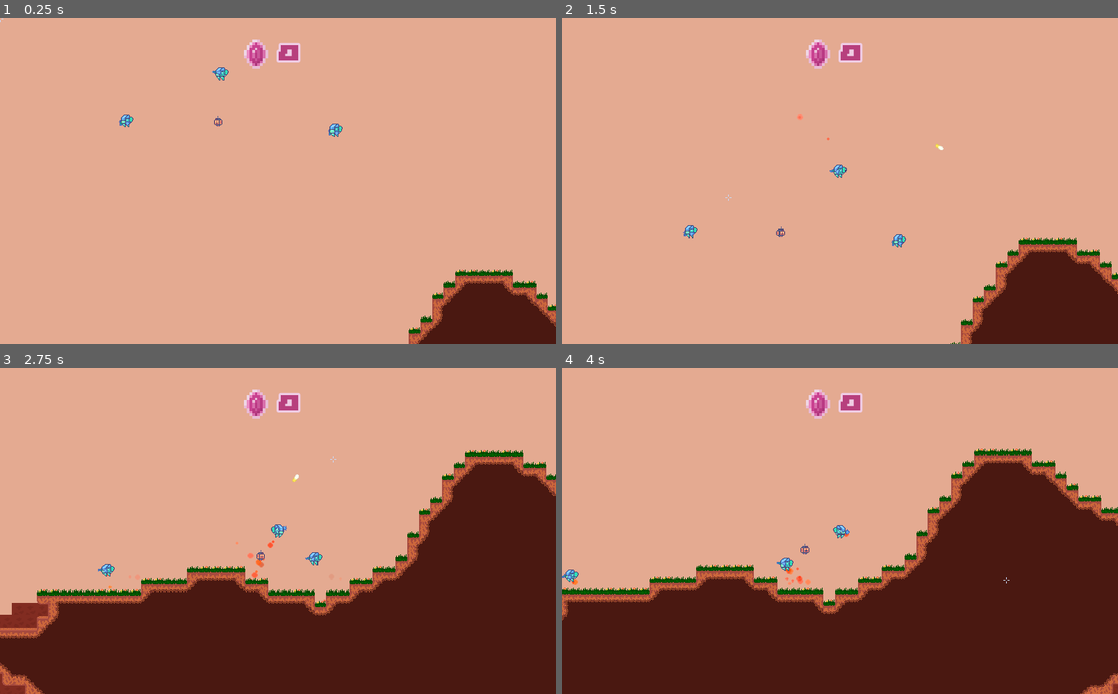
Above: before the commit, frames 1-4 (two rows, left to right).
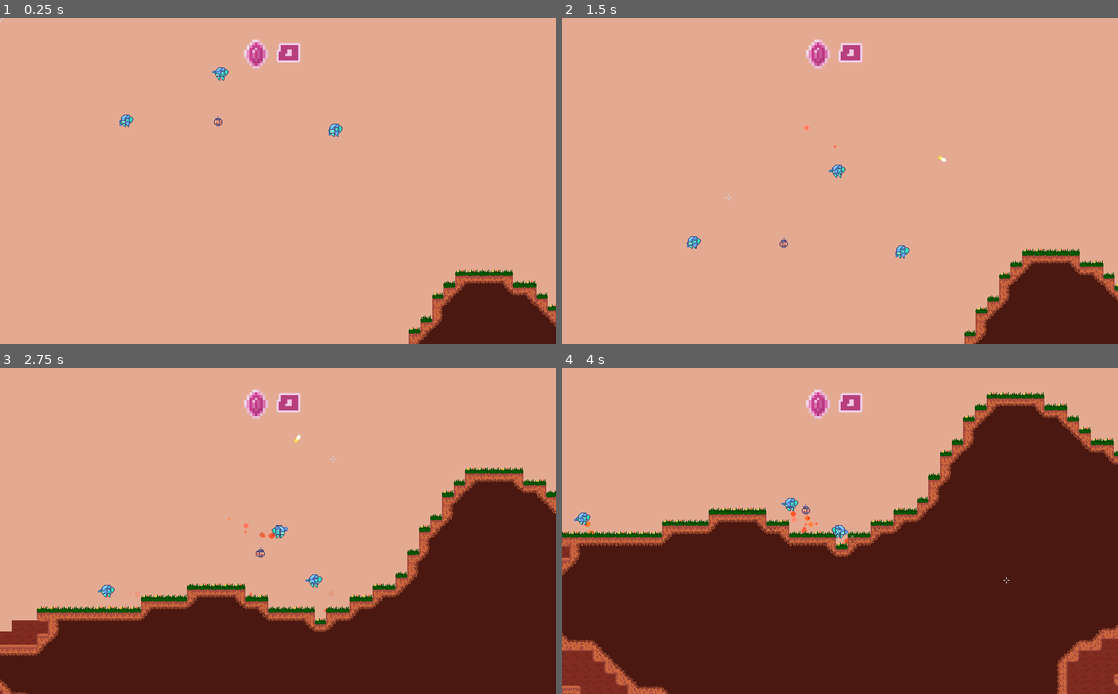
Above: after the commit, the same moments.

Repository: MichaelRRyan/Mecha-Miners
Game: Godot game, scene res://scenes/world/World.tscn
Same seed, same stepped clock (60 frames per second), same inputs: the game is played once before the commit and once after it.
Inputs (mouse positions are in pixels of both pictures, inside the frame that each line leads up to):
- Up to frame 1 (0.25 s): no input
- Up to frame 2 (1.5 s): tap Enter at 0.5 s; move the mouse to (962, 164) at 0.52 s; press the mouse at (962, 164) at 0.53 s; hold D (move_right) 0.53-1.28 s; tap W (jump) at 0.77, 1.07 s; right-click (962, 164) at 0.8 s; move the mouse to (728, 197) at 1.27 s; release the mouse at (728, 197) at 1.28 s; hold A (move_left) from 1.28 s (still down); right-click (728, 197) at 1.35 s
- Up to frame 3 (2.75 s): tap W (jump) at 1.52, 1.55, 1.82 s; move the mouse to (333, 459) at 2.02 s; release A (move_left) at 2.03 s; hold D (move_right) from 2.03 s (still down); hold W (jump) from 2.03 s (still down); click (333, 459) at 2.3 s
- Up to frame 4 (4 s): move the mouse to (812, 596) at 2.77 s; release W (jump) at 2.78 s; click (812, 596) at 2.85 s; tap W (jump) at 3.02, 3.32, 3.77, 3.8 s; right-click (812, 596) at 3.05 s; move the mouse to (1006, 579) at 3.52 s; release D (move_right) at 3.53 s; hold A (move_left) from 3.53 s (still down); hold Right mouse button (action2) from 3.53 s (still down)

The runs differ from the first frame. In frame 1, less than 0.1% of the frame differs, in the area x 38-40%, y 15-18%; in frame 2, 2.8%; in frame 3, 11%; in frame 4, 25%, in the area x 0-100%, y 7-100%.

Commit message:
Abstracted player functionality into an entity

Diff:
--- a/project.godot
+++ b/project.godot
@@ -95,7 +95,6 @@
 
 [display]
 
-window/size/borderless=true
 window/size/fullscreen=true
 window/stretch/mode="2d"
 window/stretch/aspect="expand"
--- a/scenes/CrystalShard.tscn
+++ b/scenes/CrystalShard.tscn
@@ -127,14 +127,14 @@
 texture = ExtResource( 1 )
 offset = Vector2( 0.5, 0.5 )
 region_enabled = true
-region_rect = Rect2( 144, 80, 16, 16 )
+region_rect = Rect2( 144, 160, 16, 16 )
 
 [node name="ShadowSprite" type="Sprite" parent="."]
 position = Vector2( 0, 8.5 )
 texture = ExtResource( 1 )
 vframes = 3
 region_enabled = true
-region_rect = Rect2( 160, 80, 16, 9 )
+region_rect = Rect2( 160, 160, 16, 9 )
 
 [node name="Animator" type="AnimationPlayer" parent="."]
 anims/RESET = SubResource( 1 )
--- /dev/null
+++ b/scenes/entities/Entity.tscn
@@ -0,0 +1,24 @@
+[gd_scene load_steps=4 format=2]
+
+[ext_resource path="res://resources/sprite_frames/mecha_green.tres" type="SpriteFrames" id=1]
+[ext_resource path="res://scripts/entities/Entity.gd" type="Script" id=2]
+
+[sub_resource type="CapsuleShape2D" id=1]
+radius = 5.0
+height = 4.0
+
+[node name="Entity" type="KinematicBody2D" groups=["player"]]
+collision_layer = 2
+collision_mask = 3
+script = ExtResource( 2 )
+
+[node name="AnimatedSprite" type="AnimatedSprite" parent="."]
+frames = ExtResource( 1 )
+animation = "idle"
+offset = Vector2( 0, -2.5 )
+
+[node name="CollisionShape2D" type="CollisionShape2D" parent="."]
+shape = SubResource( 1 )
+
+[node name="Feet" type="Node2D" parent="."]
+position = Vector2( 0, 9 )
--- a/scenes/entities/Player.tscn
+++ b/scenes/entities/Player.tscn
@@ -15,11 +15,6 @@
 collision_layer = 2
 collision_mask = 3
 script = ExtResource( 2 )
-horizontal_movement/max_speed = 50.0
-horizontal_movement/time_to_max_speed = 0.1
-horizontal_movement/time_to_full_stop = 0.1
-vertical_movement/jump_height = 32.0
-vertical_movement/time_to_jump_peak = 0.6
 
 [node name="AnimatedSprite" type="AnimatedSprite" parent="."]
 frames = ExtResource( 1 )
@@ -45,3 +40,8 @@
 
 [node name="Feet" type="Node2D" parent="."]
 position = Vector2( 0, 9 )
+
+[connection signal="died" from="." to="Arms" method="_on_Player_died"]
+[connection signal="respawn_complete" from="." to="Arms" method="_on_Player_respawn_complete"]
+[connection signal="sync_began" from="." to="Arms" method="_on_Player_sync_began"]
+[connection signal="sync_data_recieved" from="." to="Arms" method="_on_Player_sync_data_recieved"]
--- a/scenes/world/World.tscn
+++ b/scenes/world/World.tscn
@@ -29,7 +29,7 @@
 [node name="Player" parent="PlayerManager" instance=ExtResource( 6 )]
 position = Vector2( 1166, 93 )
 is_human = true
-horizontal_movement/max_speed = 100.0
+_max_speed = 100.0
 
 [node name="FollowPoint" type="Node2D" parent="PlayerManager/Player"]
 script = ExtResource( 8 )
--- a/scripts/Jetpack.gd
+++ b/scripts/Jetpack.gd
@@ -1,6 +1,7 @@
 extends Node2D
 
 export var acceleration = 250.0
+export var velocity_multiplier = 1.5
 
 var holder = null
 var flying = false
@@ -14,7 +15,7 @@
 
 
 # -----------------------------------------------------------------------------
-func _physics_process(_delta):
+func _process(_delta):
 	flying_last_frame = flying
 	flying = false
 	$ParticlesLarge.emitting = flying_last_frame
@@ -24,7 +25,7 @@
 # -----------------------------------------------------------------------------
 func equip(equiper : Node2D):
 	# Sets the equiper as the jetpack holder if it has the necessary method.
-	if equiper and equiper.has_method("accelerate"):
+	if equiper and equiper.has_method("accelerate") and equiper.has_method("get_velocity"):
 		holder = equiper
 		process_priority = equiper.process_priority - 1
 
@@ -32,7 +33,14 @@
 # -----------------------------------------------------------------------------
 func activate(delta):
 	if holder:
-		holder.accelerate(Vector2(0.0, -acceleration * delta))
+
+		# Adds extra force to the acceleration if moving downwards.
+		var velocity = holder.get_velocity()
+		var accel = -acceleration
+		if velocity.y > 0:
+			accel -= velocity.y * velocity_multiplier
+
+		holder.accelerate(Vector2(0.0, accel * delta))
 		flying = true
 
 
--- a/scripts/MechArms.gd
+++ b/scripts/MechArms.gd
@@ -81,7 +81,7 @@
 
 
 # -----------------------------------------------------------------------------
-func apply_sync_date(data):
+func apply_sync_data(data):
 	scale.x = data.scale_x
 
 	equipped1.position.x = data.equipped1_position_x
@@ -96,3 +96,23 @@
 
 
 # -----------------------------------------------------------------------------
+func _on_Player_sync_began(sync_data):
+	sync_data["arms_data"] = get_sync_data()
+
+
+# -----------------------------------------------------------------------------
+func _on_Player_sync_data_recieved(sync_data):
+	apply_sync_data(sync_data)
+
+
+# -----------------------------------------------------------------------------
+func _on_Player_died():
+	set_process(false)
+
+
+# -----------------------------------------------------------------------------
+func _on_Player_respawn_complete():
+	set_process(true)
+
+
+# -----------------------------------------------------------------------------
--- a/scripts/Player.gd
+++ b/scripts/Player.gd
@@ -1,125 +1,8 @@
-extends KinematicBody2D
-
-tool
-
-signal died
-signal crystal_amount_changed(total_crystals)
-signal new_velocity(velocity)
-
-export var is_human : bool = false
-export var health : float = 5.0
-
-# -- Configurable Properties --
-var max_speed = 50.0 # Pixels / Second
-var time_to_max_speed = 0.1 # Seconds
-var time_to_full_stop = 0.1 # Seconds
-var jump_height = 32.0 # Pixels
-var time_to_jump_peak = 0.6 # Seconds
-
-# -- Auto Configured Properties --
-var acceleration = 0.0
-var deceleration = 0.0
-var jump_speed = 0.0
-var gravity_acceleration = 0.0
-var velocity = Vector2.ZERO
-
-# -- Private Variables --
-var animation_id = 0
-var respawning = false
-var was_on_floor = false
-var _target = Vector2.ZERO
-var direction : float = 0.0
-
-var inventory = Inventory.new()
-
-onready var LandingParticleScene = preload("res://scenes/BulletHitParticle.tscn")
-
-
-var _temp = true
-
-
-enum AnimationName {
-	Idle = 0,
-	Jump = 1,
-	Walk = 2,
-	WalkReversed = 3,
-}
-
-var animation_names = [
-	"idle",
-	"jump",
-	"walk",
-	"walk_reversed",
-]
-
-# -- Param Map --
-var params = {
-	"horizontal_movement/max_speed": max_speed,
-	"horizontal_movement/time_to_max_speed": time_to_max_speed,
-	"horizontal_movement/time_to_full_stop": time_to_full_stop,
-	"vertical_movement/jump_height": jump_height,
-	"vertical_movement/time_to_jump_peak": time_to_jump_peak,
-}
-
-
-# -- Handle Public Properties --
-# -----------------------------------------------------------------------------
-func _set(property, value):
-	if params.has(property):
-		params[property] = value
-
-		if property == "horizontal_movement/max_speed":
-			max_speed = value
-
-		if property == "horizontal_movement/time_to_max_speed":
-			acceleration = max_speed / value
-
-		elif property == "horizontal_movement/time_to_full_stop":
-			deceleration = max_speed / value
-
-		elif (property == "vertical_movement/jump_height" or
-			  property == "vertical_movement/time_to_jump_peak"):
-
-			# 2h/t
-			jump_speed = (-2.0 * jump_height) / time_to_jump_peak
-
-			# -2h/t^2
-			gravity_acceleration = (
-				2.0 * jump_height) / (time_to_jump_peak * time_to_jump_peak)
-
-		return true
+extends "res://scripts/entities/Entity.gd"
 
 
 # -----------------------------------------------------------------------------
-func _get(property):
-	if params.has(property):
-		return params[property]
-
-
-# -----------------------------------------------------------------------------
-func _get_property_list():
-	return [
-		{ name = "horizontal_movement/max_speed", type = TYPE_REAL },
-		{ name = "horizontal_movement/time_to_max_speed", type = TYPE_REAL },
-		{ name = "horizontal_movement/time_to_full_stop", type = TYPE_REAL },
-		{ name = "vertical_movement/jump_height", type = TYPE_REAL },
-		{ name = "vertical_movement/time_to_jump_peak", type = TYPE_REAL },
-	]
-
-
-# -----------------------------------------------------------------------------
-func get_target() -> Vector2:
-	return _target
-
-
-# -----------------------------------------------------------------------------
-func set_target(pos : Vector2) -> void:
-	_target = pos
-	_temp = false
-
-
-# -----------------------------------------------------------------------------
-func _physics_process(delta):
+func _process(_delta):
 	# Don't process if in the editor.
 	if Engine.editor_hint:
 		return
@@ -128,30 +11,15 @@
 	if Network.is_online and not is_network_master():
 		return
 
-	if (is_human or _temp):
+	if is_human:
 		_target = get_global_mouse_position()
 
-	__handle_vertical_movement(delta)
-	__handle_horizontal_movement(delta)
-	__handle_sprite_flip()
-
-	emit_signal("new_velocity", velocity)
-
-	velocity = move_and_slide(velocity, Vector2.UP)
-	__handle_network_syncing()
 
 
 # -----------------------------------------------------------------------------
-func __handle_vertical_movement(delta):
+func _handle_vertical_movement(delta):
 
-	# Checks for landing.
-	var on_floor = is_on_floor()
-	if not was_on_floor and on_floor:
-		__create_landing_particles()
-	was_on_floor = on_floor
-
-	# Add the gravity acceleration to velocity.
-	velocity.y += gravity_acceleration * delta
+	._handle_vertical_movement(delta)
 
 	if is_human:
 		# If the jump input was just pressed.
@@ -164,133 +32,21 @@
 
 
 # -----------------------------------------------------------------------------
-func jump(delta):
-	# Adds the jump speed to velocity if on the ground.
-	if is_on_floor(): velocity.y = jump_speed
-
-	# If not on the ground, begin flying.
-	else: thrust_jetpack(delta)
-
-
-# -----------------------------------------------------------------------------
-func thrust_jetpack(delta):
-	$Jetpack.activate(delta)
-
-
-# -----------------------------------------------------------------------------
-func __handle_horizontal_movement(delta):
+func _handle_horizontal_movement(delta):
 
 	# Get the horizontal input if human controlled.
 	if is_human:
 		direction = (Input.get_action_strength("move_right") -
 					 Input.get_action_strength("move_left"))
 
-	# If there's no input.
-	if direction == 0.0:
-		# Applies deceleration.
-		velocity.x -= min(deceleration * delta, abs(velocity.x)) * sign(velocity.x)
-
-		# Play the appropriate no movement animation.
-		if is_on_floor():
-			__set_animation(AnimationName.Idle)
-		else:
-			__set_animation(AnimationName.Jump)
-
-	# If there is input.
-	else:
-		# Applies acceleration in the movement direction.
-		velocity.x += acceleration * direction * delta
-
-		# Play the appropriate movement animation.
-		if is_on_floor():
-			var dir_to_mouse = _target.x - global_position.x
-			var reversed = sign(dir_to_mouse) != sign(direction)
-
-			if reversed:
-				__set_animation(AnimationName.WalkReversed)
-			else:
-				__set_animation(AnimationName.Walk)
-		else:
-			__set_animation(AnimationName.Jump)
-
-	# Clamps the horizontal movement to the max speed.
-	if abs(velocity.x) > max_speed:
-		velocity.x = max_speed * sign(velocity.x)
-
-
-# -----------------------------------------------------------------------------
-func __handle_sprite_flip():
-	var dir_to_target = _target.x - global_position.x
-	$AnimatedSprite.flip_h = dir_to_target < 0.0
-
-
-# -----------------------------------------------------------------------------
-func __handle_network_syncing():
-	if Network.is_online: rpc_unreliable("set_puppet_state", {
-		position = position,
-		flip_h = $AnimatedSprite.flip_h,
-		animation_id = animation_id,
-		arms_data = $Arms.get_sync_data(),
-	})
-
-
-# -----------------------------------------------------------------------------
-func __set_animation(id):
-	animation_id = id
-	$AnimatedSprite.play(animation_names[id])
-
-
-# -----------------------------------------------------------------------------
-func accelerate(_acceleration : Vector2):
-	velocity += _acceleration
-
-
-# -----------------------------------------------------------------------------
-puppet func set_puppet_state(state):
-	position = state.position
-	$AnimatedSprite.flip_h = state.flip_h
-	__set_animation(state.animation_id)
-	$Arms.apply_sync_date(state.arms_data)
-
-
-# -----------------------------------------------------------------------------
-func take_damage(damage):
-	health -= damage
-
-	if health <= 0:
-		die()
-
-
-# -----------------------------------------------------------------------------
-func die():
-	respawning = true
-
-	set_process(false)
-	set_physics_process(false)
-	hide()
-
-	$Arms.set_process(false)
-
-	var gems = inventory.count_and_remove_gems()
-
-	var terrains = get_tree().get_nodes_in_group("terrain")
-	if terrains and not terrains.empty():
-		var terrain = terrains.front()
-
-		if (terrain.has_method("spawn_crystals")):
-			terrain.spawn_crystals(position, gems)
-		else:
-			print_debug("ERROR: Terrain does not have a 'spawn_crystals' method.")
-
-	emit_signal("crystal_amount_changed", 0)
-	emit_signal("died")
+	._handle_horizontal_movement(delta)
 
 
 # -----------------------------------------------------------------------------
 #func _input(event):
 #
 #	#if is_human and event is InputEventMouseMotion:
-#	if (is_human or _temp) and event is InputEventMouseMotion:
+#	if is_human and event is InputEventMouseMotion:
 #		_target = get_global_mouse_position()
 
 #	if event is InputEventKey and event.scancode == KEY_K and event.is_pressed():
@@ -298,39 +54,3 @@
 
 
 # -----------------------------------------------------------------------------
-func pickup_crystal():
-	if not respawning:
-		var remainder = inventory.add_stack({
-			type = ItemData.ItemType.GEM,
-			quantity = 1,
-		})
-		if remainder == null:
-			emit_signal("crystal_amount_changed", inventory.get_gem_count())
-			return true
-	return false
-
-
-# -----------------------------------------------------------------------------
-func respawn_complete():
-	respawning = false
-
-	set_process(true)
-	set_physics_process(true)
-	show()
-
-	$Arms.set_process(true)
-
-
-# -----------------------------------------------------------------------------
-func __create_landing_particles():
-	var containers = get_tree().get_nodes_in_group("particle_container")
-	if containers and not containers.empty():
-		var container = containers[0]
-		var particle = LandingParticleScene.instance()
-		container.add_child(particle)
-		particle.position = $Feet.global_position
-		var impact_direction = Vector3.DOWN
-		particle.process_material.direction = impact_direction
-
-
-# -----------------------------------------------------------------------------
--- /dev/null
+++ b/scripts/entities/Entity.gd
@@ -0,0 +1,306 @@
+extends KinematicBody2D
+
+tool
+
+signal died
+signal crystal_amount_changed(total_crystals)
+signal new_velocity(velocity)
+signal respawn_complete()
+signal sync_began(sync_data)
+signal sync_data_recieved(sync_data)
+
+export var is_human : bool = false
+export var health : float = 5.0
+
+# -- Configurable Properties --
+export(float) var _max_speed = 50.0 setget set_max_speed # Pixels / Second
+export(float) var _time_to_max_speed = 0.1 setget set_time_to_max_speed # Seconds
+export(float) var _time_to_full_stop = 0.1 setget set_time_to_full_stop # Seconds
+export(float) var _jump_height = 32.0 setget set_jump_height # Pixels
+export(float) var _time_to_jump_peak = 0.6 setget set_time_to_jump_peak # Seconds
+
+# -- Auto Configured Properties --
+var _acceleration = 0.0
+var _deceleration = 0.0
+var _jump_speed = 0.0
+var _gravity_acceleration = 0.0
+var velocity = Vector2.ZERO
+
+# -- Private Variables --
+var animation_id = 0
+var respawning = false
+var was_on_floor = false
+var _target = Vector2.ZERO
+var direction : float = 0.0
+
+var inventory = Inventory.new()
+
+onready var LandingParticleScene = preload("res://scenes/BulletHitParticle.tscn")
+
+var sync_data = {}
+
+enum AnimationName {
+	Idle = 0,
+	Jump = 1,
+	Walk = 2,
+	WalkReversed = 3,
+}
+
+var animation_names = [
+	"idle",
+	"jump",
+	"walk",
+	"walk_reversed",
+]
+
+
+# ------------------------------------------------------------------------------
+func set_max_speed(value : float) -> void:
+	_max_speed = value
+
+
+# ------------------------------------------------------------------------------
+func set_time_to_max_speed(value : float) -> void:
+	_time_to_max_speed = value
+	_acceleration = _max_speed / value
+
+
+# ------------------------------------------------------------------------------
+func set_time_to_full_stop(value : float) -> void:
+	_time_to_full_stop = value
+	_deceleration = _max_speed / value
+
+
+# ------------------------------------------------------------------------------
+func set_jump_height(value : float) -> void:
+	_jump_height = value
+	calculate_vertical_motion_vars()
+
+
+# ------------------------------------------------------------------------------
+func set_time_to_jump_peak(value : float) -> void:
+	_time_to_jump_peak = value
+	calculate_vertical_motion_vars()
+
+
+# ------------------------------------------------------------------------------
+func calculate_vertical_motion_vars():
+	# 2h/t
+	_jump_speed = (-2.0 * _jump_height) / _time_to_jump_peak
+
+	# -2h/t^2
+	_gravity_acceleration = (
+		2.0 * _jump_height) / (_time_to_jump_peak * _time_to_jump_peak)
+
+
+# -----------------------------------------------------------------------------
+func get_target() -> Vector2:
+	return _target
+
+
+# -----------------------------------------------------------------------------
+func set_target(pos : Vector2) -> void:
+	_target = pos
+
+
+# -----------------------------------------------------------------------------
+func get_velocity() -> Vector2:
+	return velocity
+
+
+# -----------------------------------------------------------------------------
+func _ready():
+	calculate_vertical_motion_vars()
+	set_time_to_max_speed(_time_to_max_speed)
+	set_time_to_full_stop(_time_to_full_stop)
+
+
+# -----------------------------------------------------------------------------
+func _process(delta):
+	# Don't process if in the editor.
+	if Engine.editor_hint:
+		return
+
+	# Don't process if online and not the network master, is updated instead.
+	if Network.is_online and not is_network_master():
+		return
+
+	_handle_vertical_movement(delta)
+	_handle_horizontal_movement(delta)
+	_handle_sprite_flip()
+
+	emit_signal("new_velocity", velocity)
+
+	velocity = move_and_slide(velocity, Vector2.UP)
+	_handle_network_syncing()
+
+
+# -----------------------------------------------------------------------------
+func _handle_vertical_movement(delta):
+
+	# Checks for landing.
+	var on_floor = is_on_floor()
+	if not was_on_floor and on_floor:
+		_create_landing_particles()
+	was_on_floor = on_floor
+
+	# Add the gravity acceleration to velocity.
+	velocity.y += _gravity_acceleration * delta
+
+
+# -----------------------------------------------------------------------------
+func jump(delta):
+	# Adds the jump speed to velocity if on the ground.
+	if is_on_floor(): velocity.y = _jump_speed
+
+	# If not on the ground, begin flying.
+	else: thrust_jetpack(delta)
+
+
+# -----------------------------------------------------------------------------
+func thrust_jetpack(delta):
+	$Jetpack.activate(delta)
+
+
+# -----------------------------------------------------------------------------
+func _handle_horizontal_movement(delta):
+
+	# If there's no input.
+	if direction == 0.0:
+		# Applies deceleration.
+		velocity.x -= min(_deceleration * delta, abs(velocity.x)) * sign(velocity.x)
+
+		# Play the appropriate no movement animation.
+		if is_on_floor():
+			_set_animation(AnimationName.Idle)
+		else:
+			_set_animation(AnimationName.Jump)
+
+	# If there is input.
+	else:
+		# Applies acceleration in the movement direction.
+		velocity.x += _acceleration * direction * delta
+
+		# Play the appropriate movement animation.
+		if is_on_floor():
+			var dir_to_mouse = _target.x - global_position.x
+			var reversed = sign(dir_to_mouse) != sign(direction)
+
+			if reversed:
+				_set_animation(AnimationName.WalkReversed)
+			else:
+				_set_animation(AnimationName.Walk)
+		else:
+			_set_animation(AnimationName.Jump)
+
+	# Clamps the horizontal movement to the max speed.
+	if abs(velocity.x) > _max_speed:
+		velocity.x = _max_speed * sign(velocity.x)
+
+
+# -----------------------------------------------------------------------------
+func _handle_sprite_flip():
+	var dir_to_target = _target.x - global_position.x
+	$AnimatedSprite.flip_h = dir_to_target < 0.0
+
+
+# -----------------------------------------------------------------------------
+func _handle_network_syncing():
+	if Network.is_online:
+		sync_data = {
+			position = position,
+			flip_h = $AnimatedSprite.flip_h,
+			animation_id = animation_id,
+		}
+
+		emit_signal("sync_began", sync_data)
+		rpc_unreliable("set_puppet_state", sync_data)
+
+
+# -----------------------------------------------------------------------------
+func _set_animation(id):
+	animation_id = id
+	$AnimatedSprite.play(animation_names[id])
+
+
+# -----------------------------------------------------------------------------
+func accelerate(acceleration : Vector2):
+	velocity += acceleration
+
+
+# -----------------------------------------------------------------------------
+puppet func set_puppet_state(state):
+	position = state.position
+	$AnimatedSprite.flip_h = state.flip_h
+	_set_animation(state.animation_id)
+	emit_signal("sync_data_recieved", state)
+
+
+# -----------------------------------------------------------------------------
+func take_damage(damage):
+	health -= damage
+
+	if health <= 0:
+		die()
+
+
+# -----------------------------------------------------------------------------
+func die():
+	respawning = true
+
+	set_process(false)
+	set_physics_process(false)
+	hide()
+
+	var gems = inventory.count_and_remove_gems()
+
+	var terrains = get_tree().get_nodes_in_group("terrain")
+	if terrains and not terrains.empty():
+		var terrain = terrains.front()
+
+		if (terrain.has_method("spawn_crystals")):
+			terrain.spawn_crystals(position, gems)
+		else:
+			print_debug("ERROR: Terrain does not have a 'spawn_crystals' method.")
+
+	emit_signal("crystal_amount_changed", 0)
+	emit_signal("died")
+
+
+# -----------------------------------------------------------------------------
+func pickup_crystal():
+	if not respawning:
+		var remainder = inventory.add_stack({
+			type = ItemData.ItemType.GEM,
+			quantity = 1,
+		})
+		if remainder == null:
+			emit_signal("crystal_amount_changed", inventory.get_gem_count())
+			return true
+	return false
+
+
+# -----------------------------------------------------------------------------
+func respawn_complete():
+	respawning = false
+
+	set_process(true)
+	set_physics_process(true)
+	show()
+
+	emit_signal("respawn_complete")
+
+
+# -----------------------------------------------------------------------------
+func _create_landing_particles():
+	var containers = get_tree().get_nodes_in_group("particle_container")
+	if containers and not containers.empty():
+		var container = containers[0]
+		var particle = LandingParticleScene.instance()
+		container.add_child(particle)
+		particle.position = $Feet.global_position
+		var impact_direction = Vector3.DOWN
+		particle.process_material.direction = impact_direction
+
+
+# -----------------------------------------------------------------------------
